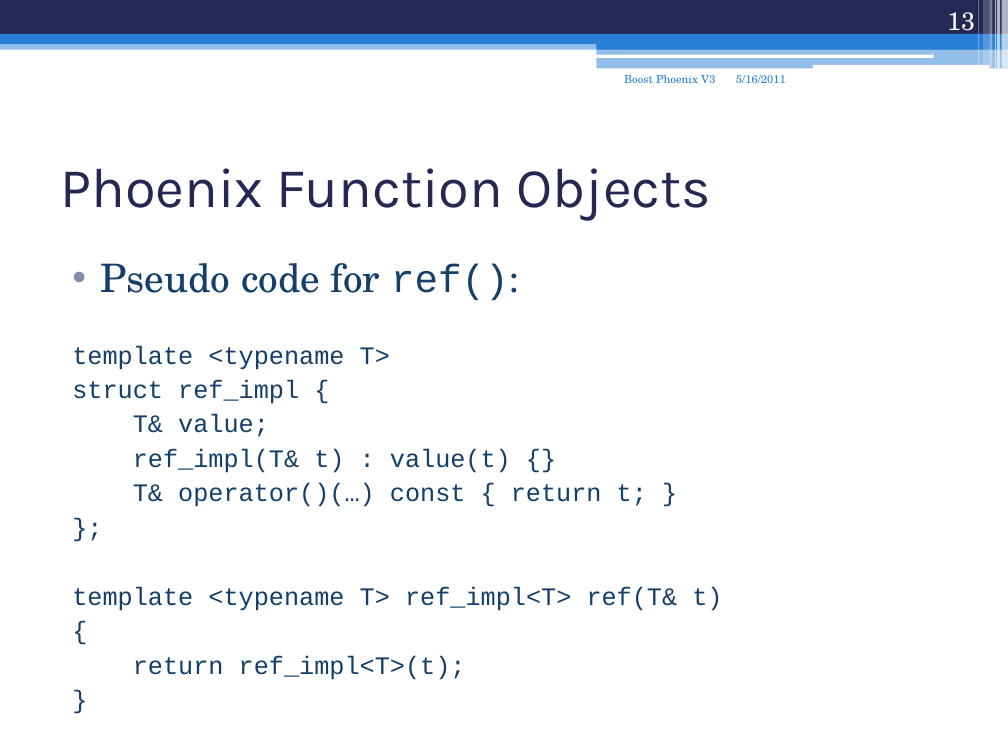
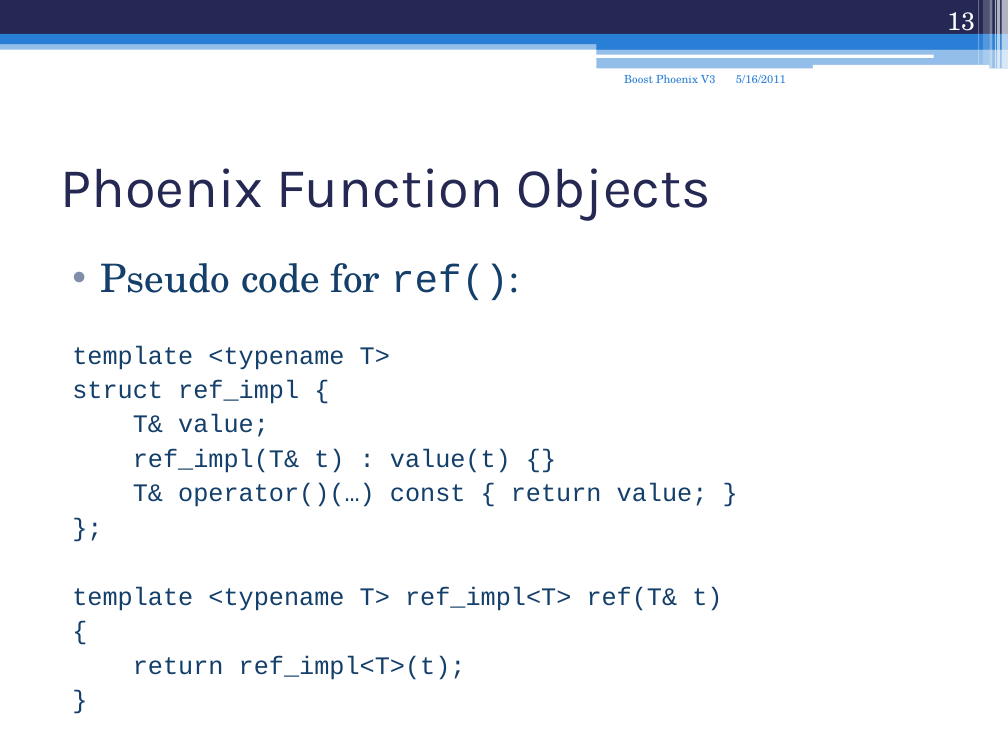
Before and after one commit to boostcon/2011_presentations, a slide deck: slide 13 of mon/phoenix_v3.ppt. Drawn at 1008x756 pixels with LibreOffice and Linux fonts; fonts in the diff are those of the drawing. Boxes give left, top, right and bottom in pixels: in the first picture for what was removed or moved away, otherwise in the second. Text is boxed around its words. In the diff, an @@ line names an element or a change of style, - is before the commit and + after.

Commit message:
updated phoenix slides

```diff
--- a/mon/phoenix_v3.ppt
+++ b/mon/phoenix_v3.ppt
@@ text at (133, 483, 708, 507): text changed @@
-T& operator()(…) const { return t; }
+T& operator()(…) const { return value; }
```
Also in this commit, not shown: 9 other slides changed, 1 other file.
